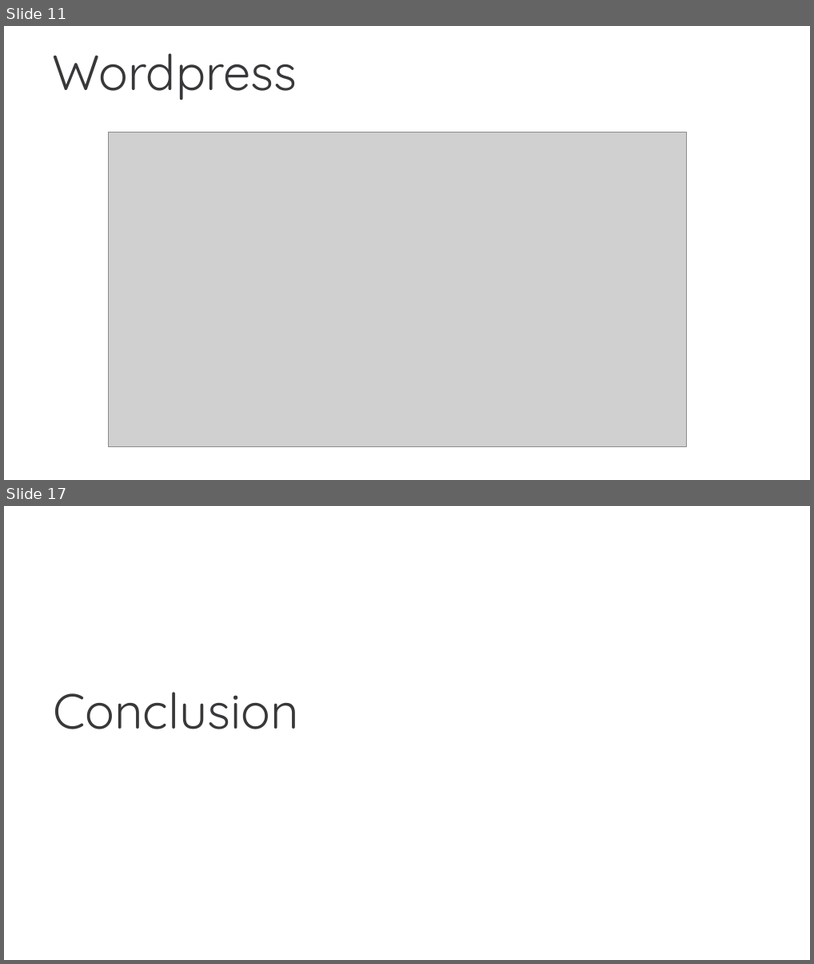
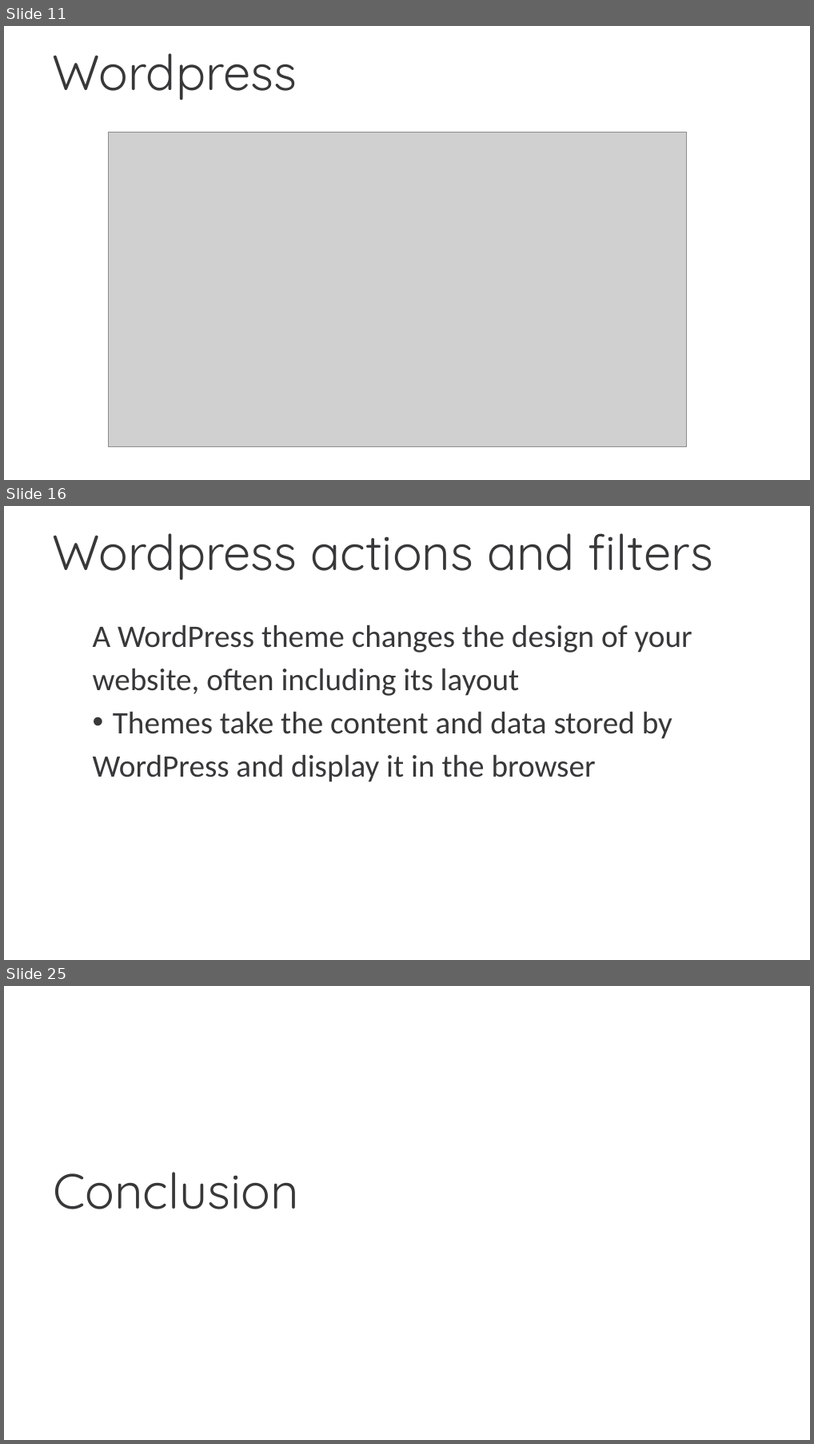
Before and after one commit to nam-tran-niteco/Wordpress-Demo, a slide deck: Wordpress Migration.pptx. Shown one above the other, each under a label of ours: slides 11 and 17 before the commit, slides 11, 16 and 25 after it; the slides between them are not shown. The pictures are 814x964 and 814x1444 pixels, drawn with LibreOffice and Linux fonts; fonts in the diff are those of the drawing; grey boxes stand for pictures; background and template pictures are left out. Boxes give left, top, right and bottom in pixels: in the first picture for what was removed or moved away, otherwise in the second. Text is boxed around its words. In the diff, an @@ line names an element or a change of style, - is before the commit and + after.

```diff
--- a/Wordpress Migration.pptx
+++ b/Wordpress Migration.pptx
@@ slide 16 added at [4,506,810,960], background picture (left out) @@
@@ title added at [52,533,714,580], 44 pt, text #383739 @@
+Wordpress actions and filters
@@ text added at [93,624,693,782], 28 pt, text #383739 @@
+  A WordPress theme changes the design of your
+  website, often including its layout
+  • Themes take the content and data stored by
+  WordPress and display it in the browser
@@ what was slide 17 is now slide 25 @@
```
Also in this commit, not shown: 8 slides changed, 10 other slides added, 1 slide removed, 3 other files.
